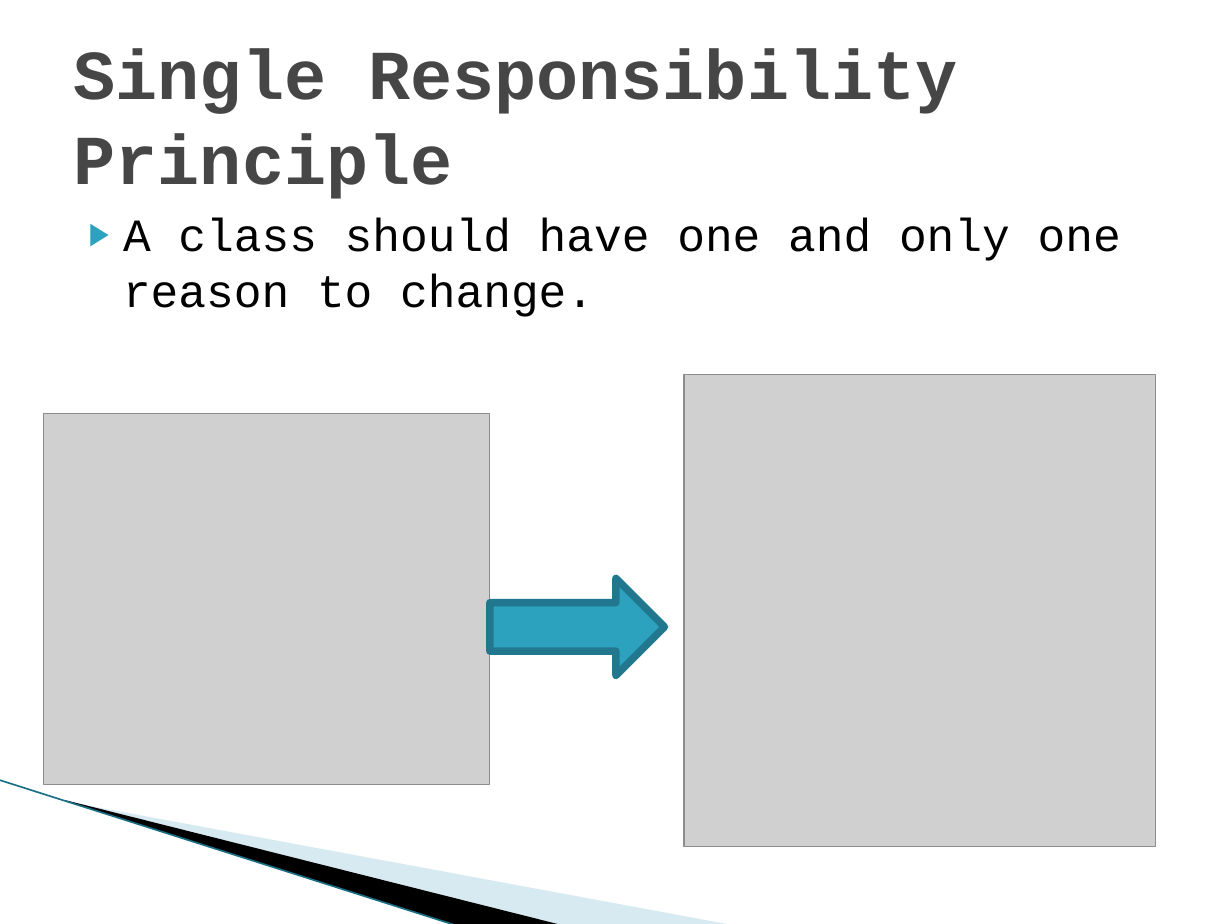
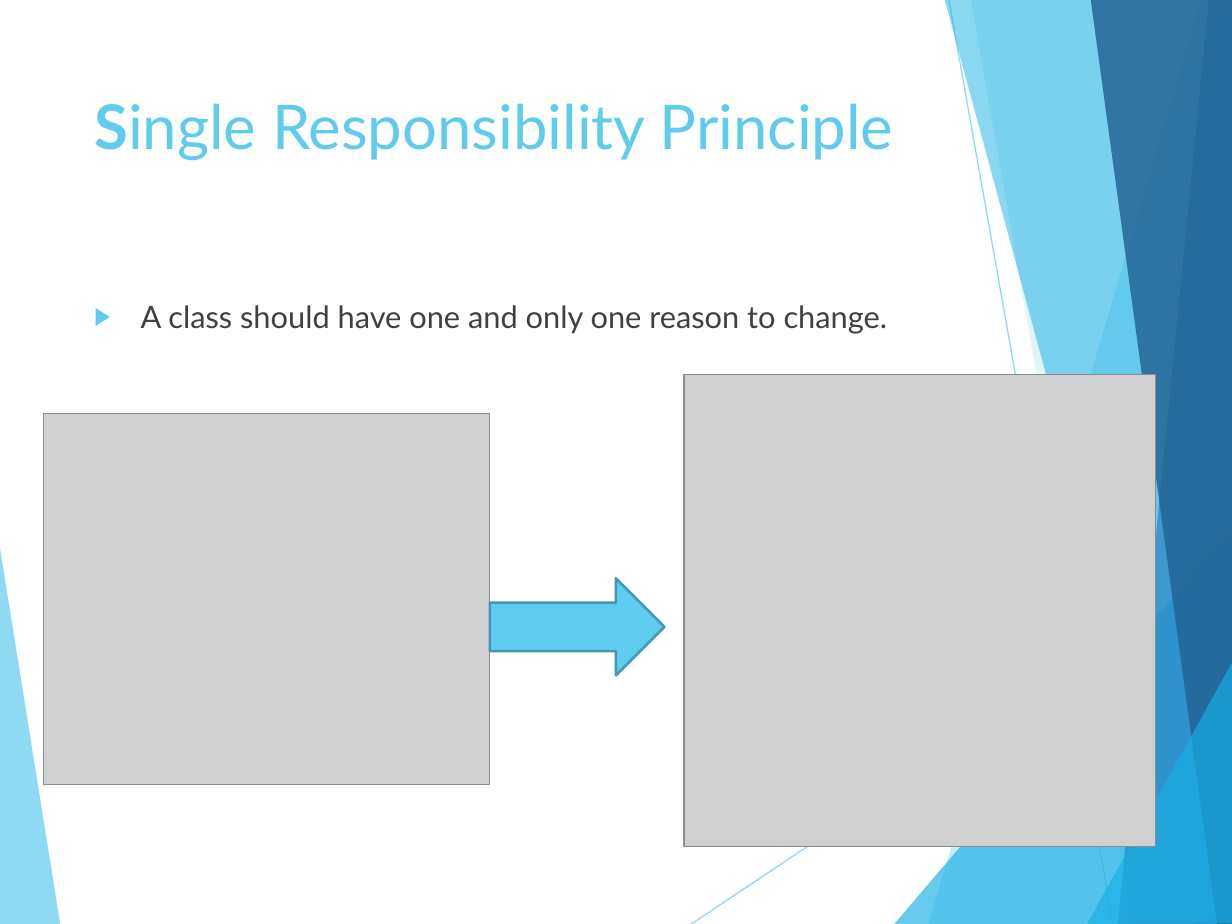
Before and after one commit to Haas360/SOLID-examples, a slide deck: slide 5 of SOLID principles.pptx. Drawn at 1232x924 pixels with LibreOffice and Linux fonts; fonts in the diff are those of the drawing; grey boxes stand for pictures; background and template pictures are left out. Boxes give left, top, right and bottom in pixels: in the first picture for what was removed or moved away, otherwise in the second. Text is boxed around its words. In the diff, an @@ line names an element or a change of style, - is before the commit and + after.

```diff
--- a/SOLID principles.pptx
+++ b/SOLID principles.pptx
@@ title "Single Responsibility Principle": place and size @@
-title "Single Responsibility Principle" at [74, 49, 957, 199]
+title "Single Responsibility Principle" at [94, 103, 894, 160]
@@ title "Single Responsibility Principle" at [94, 103, 894, 160]: size 41 to 36 pt, font Courier New to Lato, text colour #464646 to #5FCBEF, bold off; vertical alignment middle to top @@
@@ text "A class should have one ...": place and size @@
-text "A class should have one ..." at [123, 218, 1121, 317]
+text "A class should have one ..." at [141, 305, 888, 334]
@@ text "A class should have one ..." at [141, 305, 888, 334]: size 27 to 18 pt, font Courier New to Lato, text colour #000000 to #404040; indent changed; more space between paragraphs; bullet colour #2DA2BF to #5FCBEF @@
@@ right arrow at [490, 578, 665, 675]: fill #2DA2BF to #5FCBEF; outline #21788D 4.33 pt to #4696B1 1.5 pt @@
@@ group added at [0, 0, 1232, 924]: 8 freeform shapes, 2 lines @@
@@ line removed from (0, 780) to (457, 924) @@
@@ freeform shape removed at [65, 800, 563, 924] @@
@@ freeform shape removed at [68, 801, 733, 924] @@
```
Also in this commit, not shown: 11 other slides changed, 6 slides added, 3 other files.
